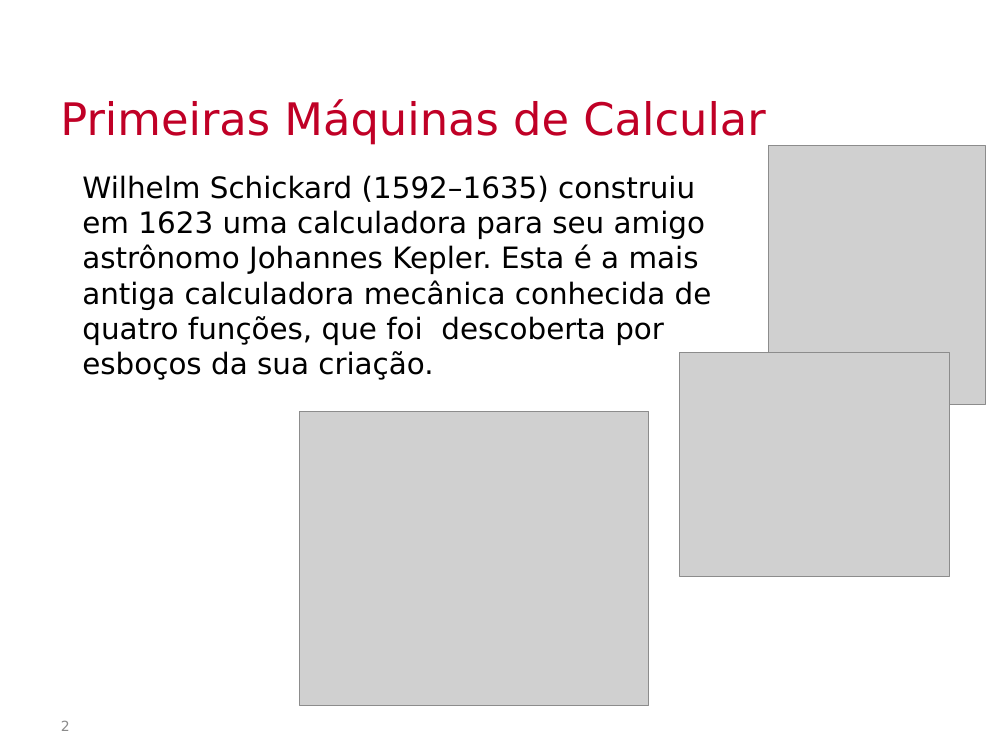
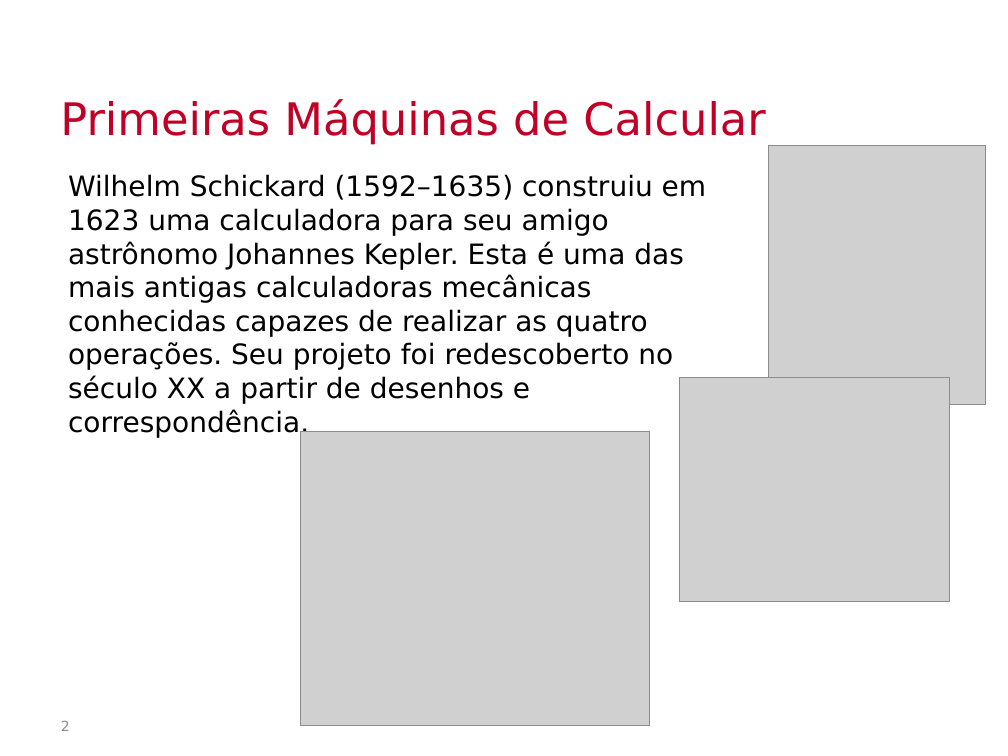
Before and after one commit to Insper/bits-e-proc, a slide deck: slide 2 of docs-src/slides/conteudoDadosDigitais.pptx. Drawn at 1008x756 pixels with LibreOffice and Linux fonts; fonts in the diff are those of the drawing; grey boxes stand for pictures; background and template pictures are left out. Boxes give left, top, right and bottom in pixels: in the first picture for what was removed or moved away, otherwise in the second. Text is boxed around its words. In the diff, an @@ line names an element or a change of style, - is before the commit and + after.

```diff
--- a/docs-src/slides/conteudoDadosDigitais.pptx
+++ b/docs-src/slides/conteudoDadosDigitais.pptx
@@ text at (x1=68, y1=174, x2=707, y2=404): text changed; size 21 to 20 pt @@
-Wilhelm Schickard (1592–1635) construiu em 1623 uma calculadora para seu amigo astrônomo Johannes Kepler. Esta é a mais antiga calculadora mecânica conhecida de quatro funções, que foi descoberta por esboços da sua criação.
+Wilhelm Schickard (1592–1635) construiu em 1623 uma calculadora para seu amigo astrônomo Johannes Kepler. Esta é uma das mais antigas calculadoras mecânicas conhecidas capazes de realizar as quatro operações. Seu projeto foi redescoberto no século XX a partir de desenhos e correspondência.
@@ picture moved from (x1=679, y1=353, x2=950, y2=577) to (x1=679, y1=378, x2=950, y2=602) @@
@@ picture moved from (x1=299, y1=411, x2=648, y2=706) to (x1=300, y1=431, x2=649, y2=726) @@
```
Also in this commit, not shown: 17 other slides changed, 2 slides added, 2 slides removed, 1 other file.
